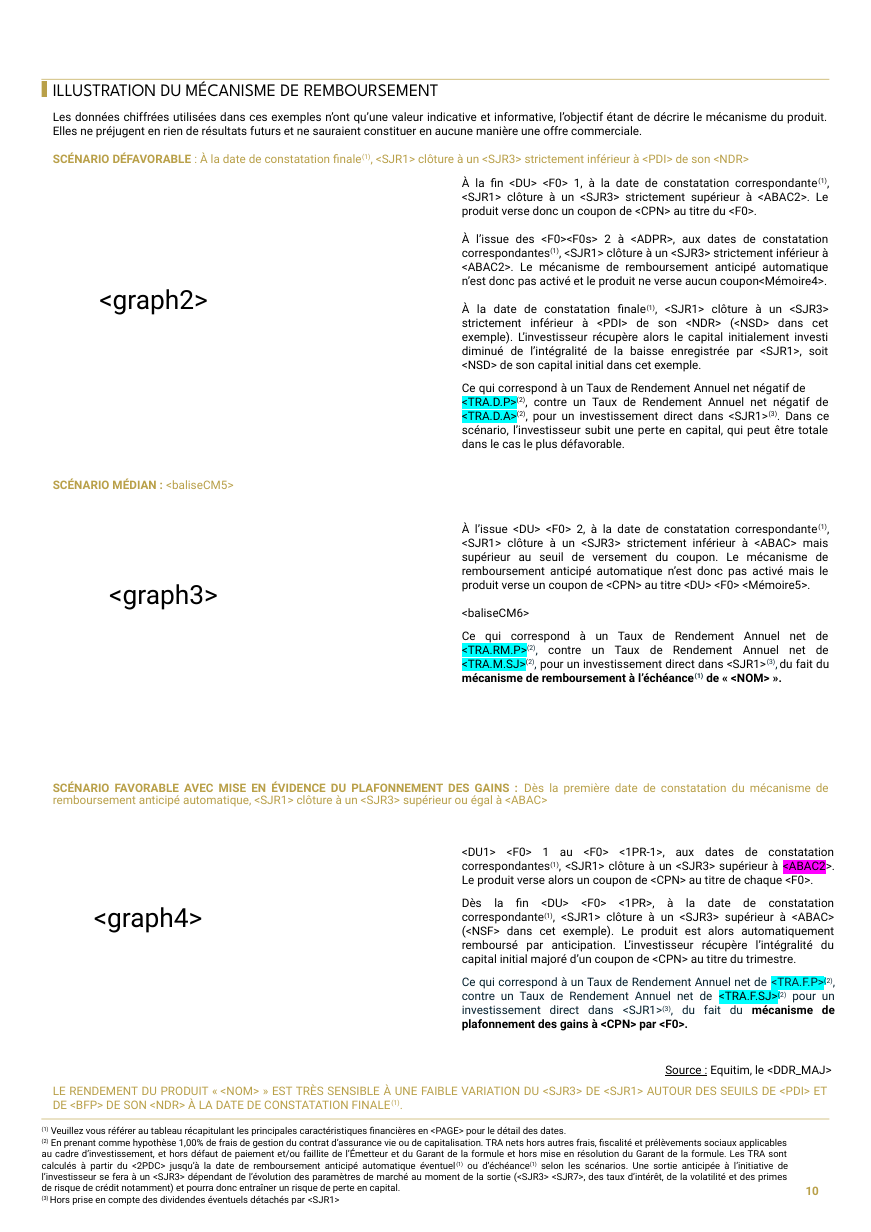
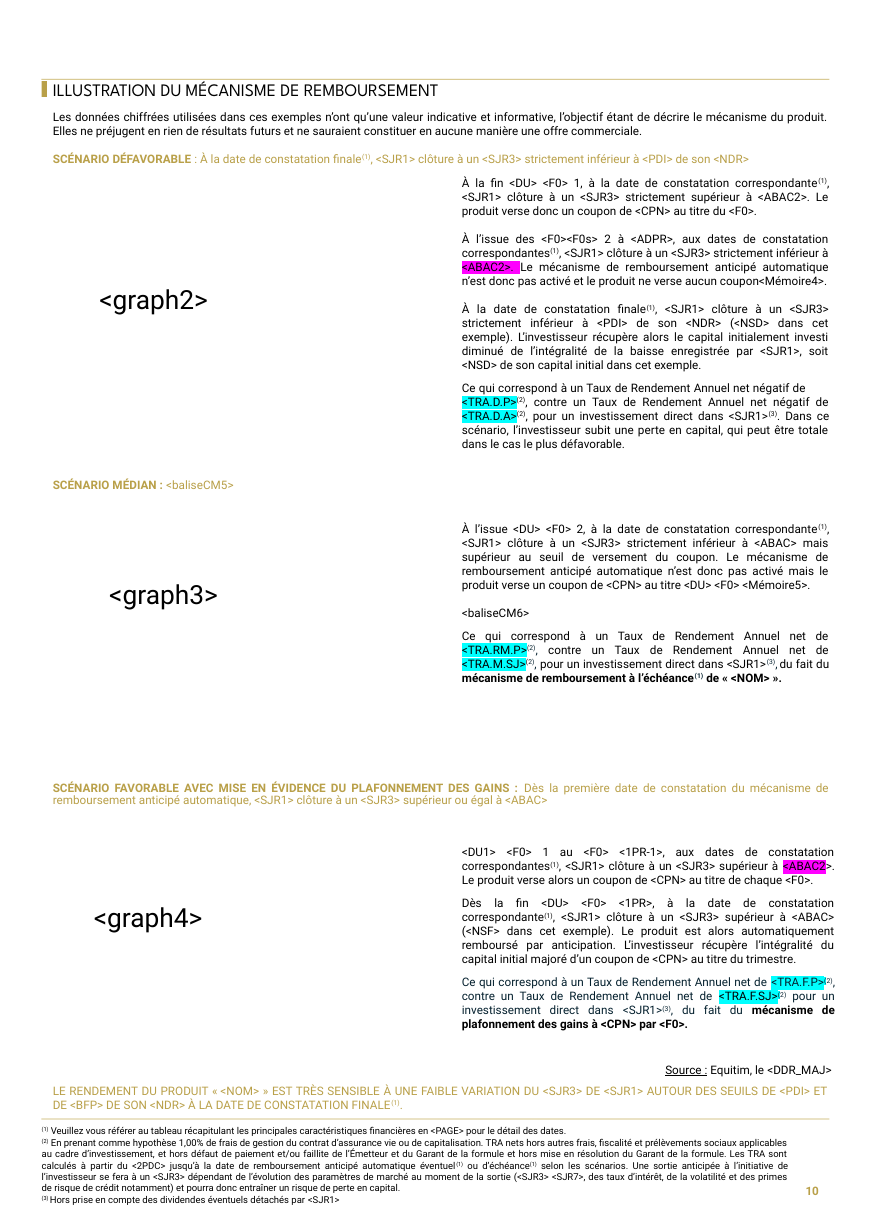
Before and after one commit to guillaumejacquin/equitim-project2, a slide deck: slide 10 of Templates/morgan.pptx. Drawn at 871x1232 pixels with LibreOffice and Linux fonts; fonts in the diff are those of the drawing; background and template pictures are left out. Boxes give left, top, right and bottom in pixels: in the first picture for what was removed or moved away, otherwise in the second. Text is boxed around its words. In the diff, an @@ line names an element or a change of style, - is before the commit and + after.

```diff
--- a/Templates/morgan.pptx
+++ b/Templates/morgan.pptx
@@ text at (462,232,829,288): highlight none to #FF00FF in "<ABAC2>." @@
```
Also in this commit, not shown: 5 other slides changed, 22 other files.
